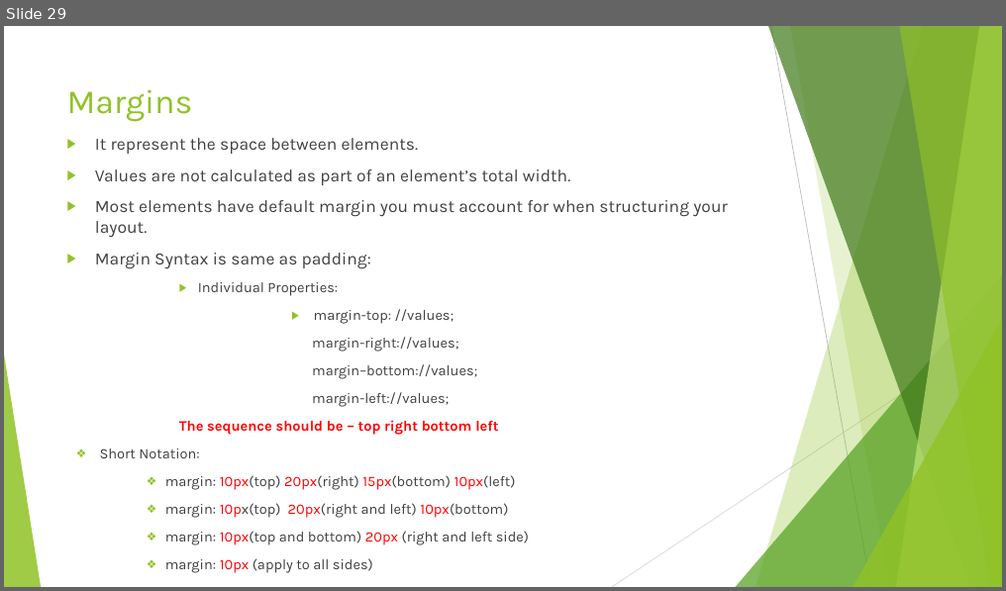
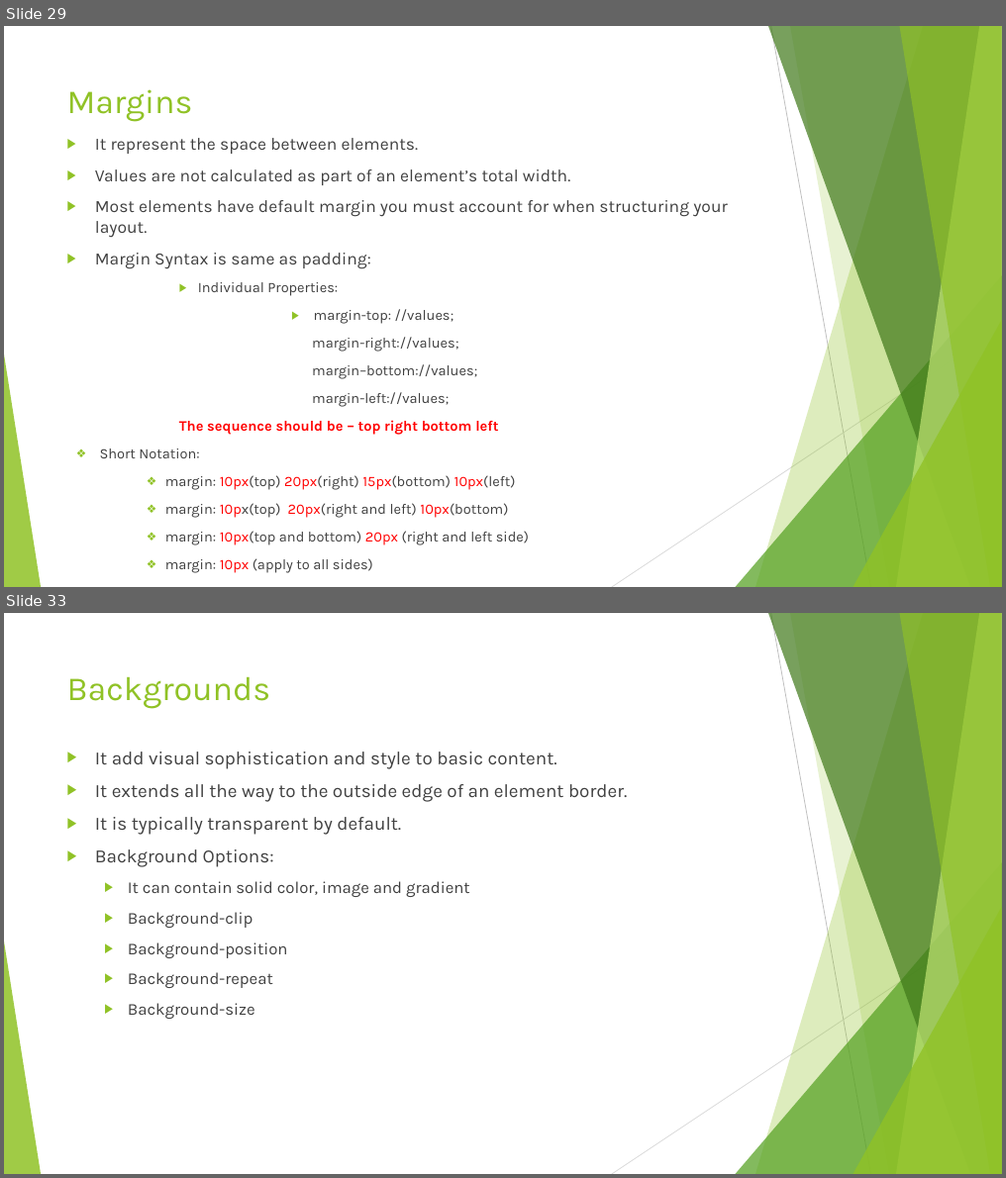
Before and after one commit to anumsh/Introduction-To-CSS, a slide deck: Introduction-to-CSS.pptx. Shown one above the other, each under a label of ours: slide 29 before the commit, slides 29 and 33 after it; the slides between them are not shown. The pictures are 1006x591 and 1006x1178 pixels, drawn with LibreOffice and Linux fonts; fonts in the diff are those of the drawing. Boxes give left, top, right and bottom in pixels: in the first picture for what was removed or moved away, otherwise in the second. Text is boxed around its words. In the diff, an @@ line names an element or a change of style, - is before the commit and + after.

Commit message:
feat:Borders and Backgrounds

```diff
--- a/Introduction-to-CSS.pptx
+++ b/Introduction-to-CSS.pptx
@@ slide 33 added at (4,613,1002,1174), background #FFFFFF; not listed: 10 template elements that a slide beside it also shows @@
@@ title added at (67,676,271,708), 32.4 pt, text #90C226 @@
+Backgrounds
@@ text added at (95,752,627,1019), 18 pt, text #404040 @@
+▶ It add visual sophistication and style to basic content.
+▶ It extends all the way to the outside edge of an element border.
+▶ It is typically transparent by default.
+▶ Background Options:
+  ▶ It can contain solid color, image and gradient
+  ▶ Background-clip
+  ▶ Background-position
+  ▶ Background-repeat
+  ▶ Background-size
```
Also in this commit, not shown: 3 other slides added.
